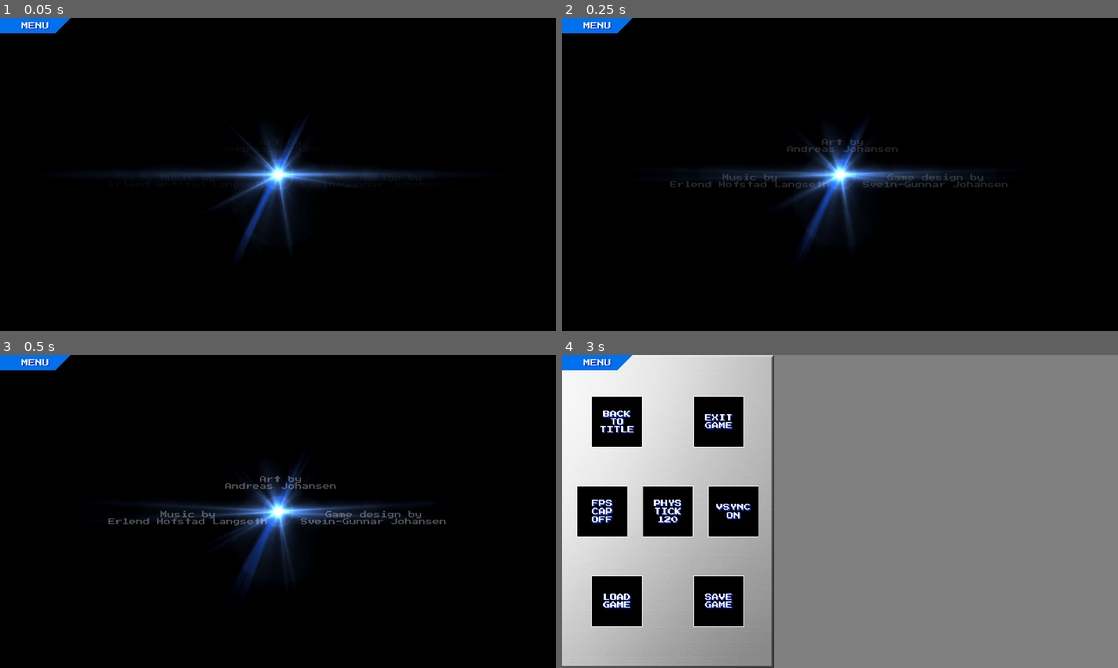
Above: before the commit, frames 1-4 (two rows, left to right).
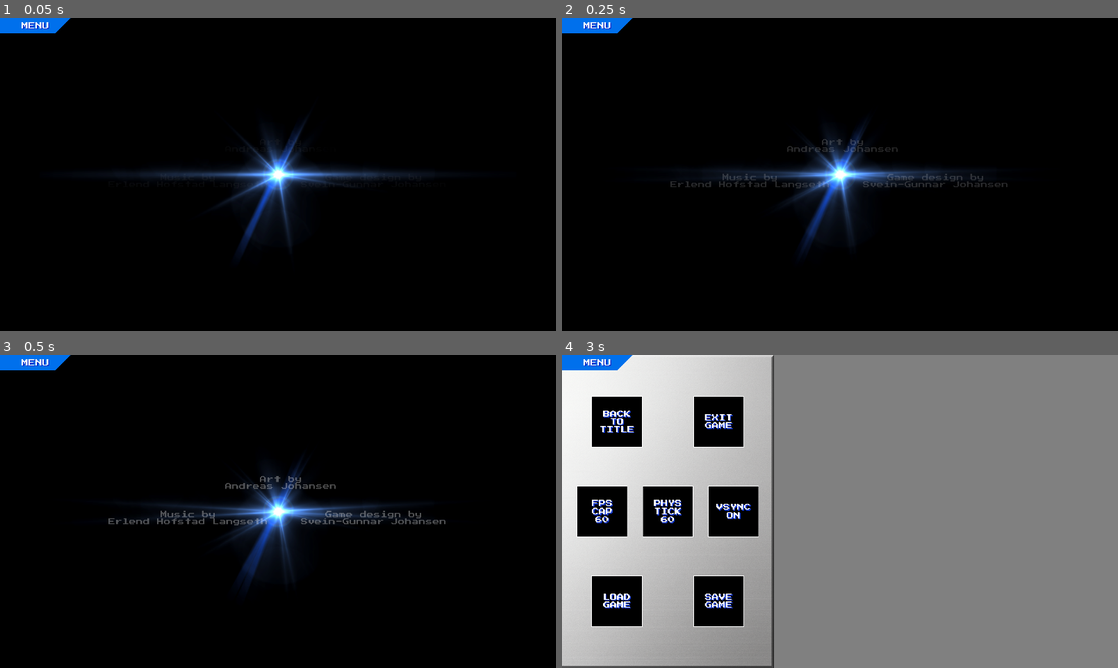
Above: after the commit, the same moments.

Repository: sveinjo/robot-rumble
Game: Godot game, scene res://features/credits/scenes/credits_3d.tscn
Same seed, same stepped clock (60 frames per second), same inputs: the game is played once before the commit and once after it. This scene is started directly instead of the project's main scene. Sound files missing from this copy of the repository are replaced by a short silence.
Inputs (mouse positions are in pixels of both pictures, inside the frame that each line leads up to):
- Up to frame 1 (0.05 s): no input
- Up to frame 2 (0.25 s): no input
- Up to frame 3 (0.5 s): no input
- Up to frame 4 (3 s): tap Enter at 0.5 s; move the mouse to (812, 574) at 0.52 s; hold W 0.53-2.03 s; tap Delete at 0.6 s; click (812, 574) at 0.67 s; move the mouse to (1006, 558) at 1.27 s; tap Q at 1.35 s; move the mouse to (673, 464) at 2.02 s; hold A 2.03-2.75 s; hold E 2.03-2.75 s; click "MENU" at 2.75 s

Frame 1 is identical in both runs. In frame 4, 0.1% of the frame differs, in the area x 5-21%, y 51-54%.

Commit message:
Fixed scroll speed for all framerates.

Diff:
--- a/diagame/autoload/state/game_state.gd
+++ b/diagame/autoload/state/game_state.gd
@@ -34,8 +34,8 @@
 
 # Runtime performance controls.
 # fps_cap: 0 = uncapped, otherwise target max render FPS.
-var fps_cap: int = 0
-var physics_tick_rate: int = 120
+var fps_cap: int = 60
+var physics_tick_rate: int = 60
 var vsync_enabled: bool = true
 
 func _ready():
--- a/diagame/core/ui/common_menu/common_menu.gd
+++ b/diagame/core/ui/common_menu/common_menu.gd
@@ -223,7 +223,7 @@
 	get_tree().quit()
 
 func _on_fps_pressed():
-	var caps := PackedInt32Array([0, 60, 120, 144, 240])
+	var caps := PackedInt32Array([0, 30, 60, 120, 144, 240])
 	var current: int = int(GameState.fps_cap)
 	var idx: int = caps.find(current)
 	if idx < 0:
--- a/diagame/features/credits/scripts/credit_main.gd
+++ b/diagame/features/credits/scripts/credit_main.gd
@@ -31,6 +31,7 @@
 var scroll_speed: float = 1.0
 var arcade_font: Font
 const CREDITS_FONT_SIZE := 24
+const BASE_FPS := 60.0
 
 func _ready():
 	# Load the arcade font
@@ -45,9 +46,9 @@
 
 	# Shared persistent starfield now handled by StarfieldManager autoload.
 
-func _process(_delta):
+func _process(delta: float):
 	# Scroll upward (y decreases)
-	position.y -= scroll_speed
+	position.y -= scroll_speed * delta * BASE_FPS
 
 	# Loop when we've scrolled too far up
 	if position.y <= -1088:
